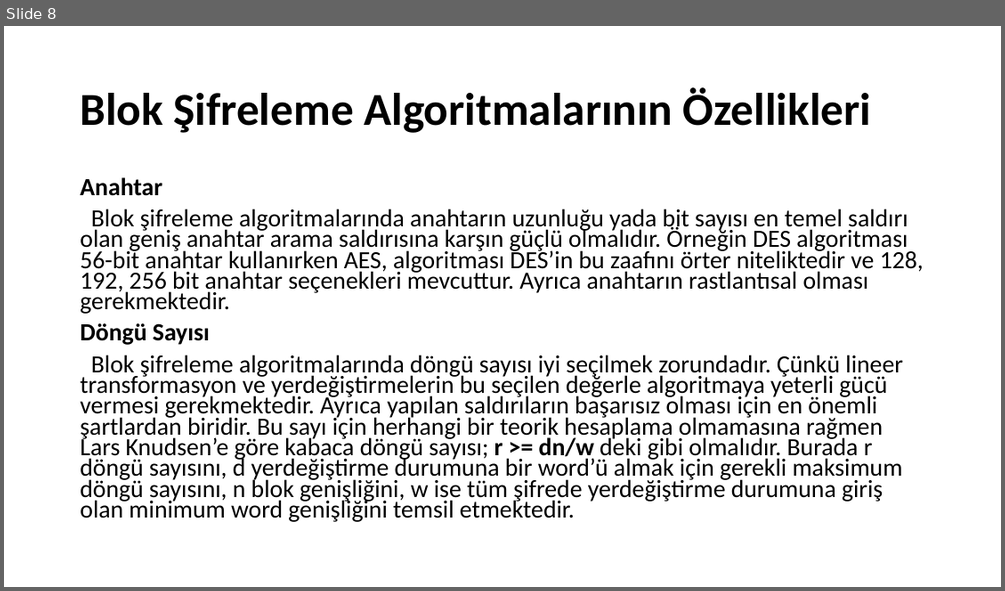
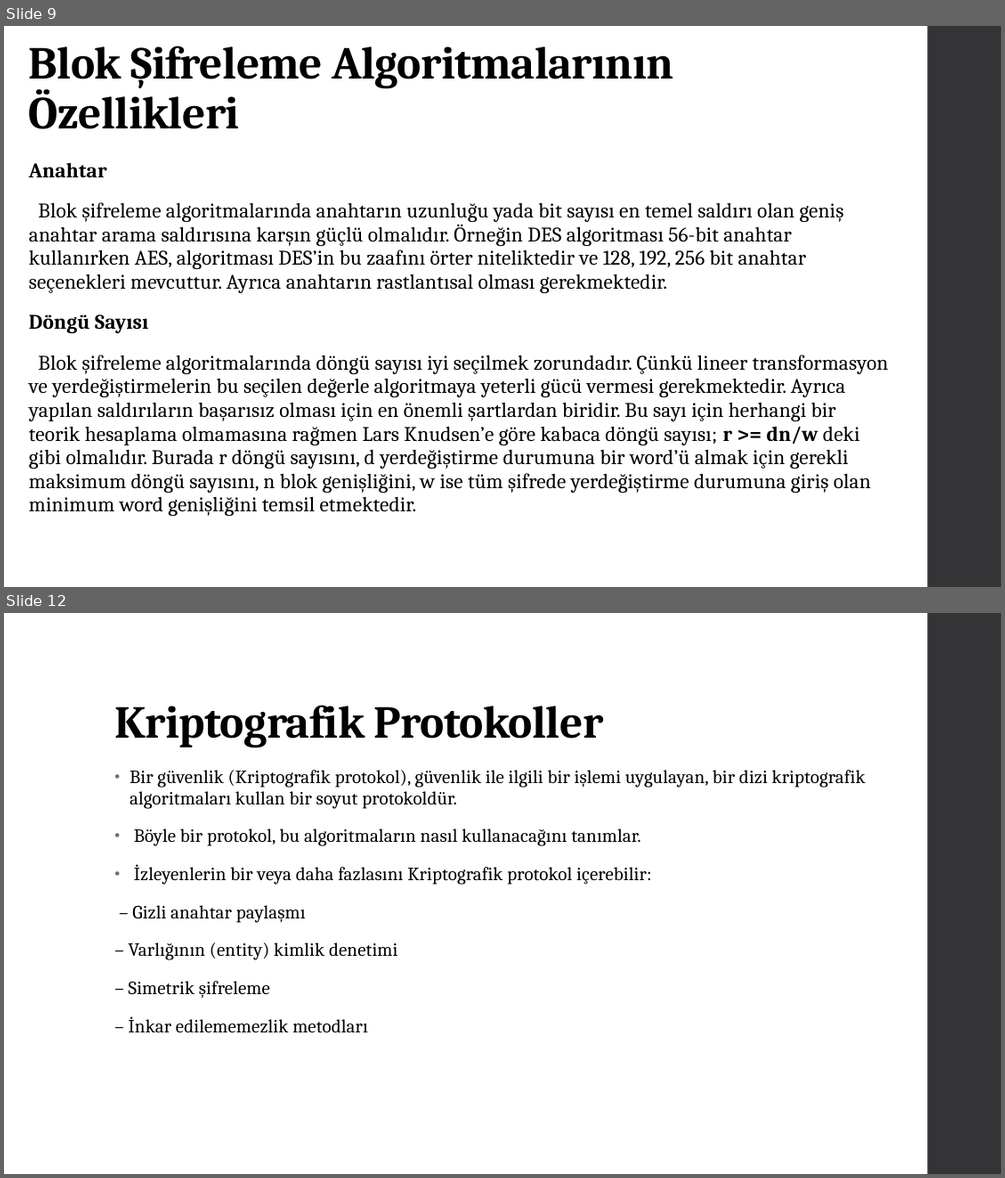
Before and after one commit to Asroyx/assay, a slide deck: sifreleme algoritma.pptx. Shown one above the other, each under a label of ours: slide 8 before the commit, slides 9 and 12 after it; the slides between them are not shown. The pictures are 1005x591 and 1005x1178 pixels, drawn with LibreOffice and Linux fonts; fonts in the diff are those of the drawing. Boxes give left, top, right and bottom in pixels: in the first picture for what was removed or moved away, otherwise in the second. Text is boxed around its words. In the diff, an @@ line names an element or a change of style, - is before the commit and + after.

```diff
--- a/sifreleme algoritma.pptx
+++ b/sifreleme algoritma.pptx
@@ slide 12 added at [4, 613, 1001, 1174], background #FFFFFF; not listed: 1 template element that a slide beside it also shows @@
@@ title added at [114, 705, 604, 747], 44 pt, text #000000, bold @@
+Kriptografik Protokoller
@@ text added at [129, 770, 866, 1033], 18 pt, text #000000 @@
+• Bir güvenlik (Kriptografik protokol), güvenlik ile ilgili bir işlemi uygulayan, bir dizi kriptografik algoritmaları kullan bir soyut protokoldür.
+• Böyle bir protokol, bu algoritmaların nasıl kullanacağını tanımlar.
+• İzleyenlerin bir veya daha fazlasını Kriptografik protokol içerebilir:
+– Gizli anahtar paylaşmı
+– Varlığının (entity) kimlik denetimi
+– Simetrik şifreleme
+– İnkar edilememezlik metodları
@@ what was slide 8 is now slide 9 @@
@@ slide 9 changed as well @@
@@ title "Blok Şifreleme Algoritmalarının Özellikleri": place and size @@
-title "Blok Şifreleme Algoritmalarının Özellikleri" at [80, 87, 871, 133]
+title "Blok Şifreleme Algoritmalarının Özellikleri" at [29, 46, 673, 129]
@@ title "Blok Şifreleme Algoritmalarının Özellikleri" at [29, 46, 673, 129]: font Calibri to Cambria, letter spacing 0 to -0.5 pt; vertical alignment middle to bottom @@
@@ rectangle added at [928, 26, 1001, 587], fill #353537 @@
@@ text "Anahtar": place and size @@
-text "Anahtar" at [80, 177, 923, 522]
+text "Anahtar" at [29, 162, 889, 516]
@@ text "Anahtar" at [29, 162, 889, 516]: size 23.8 to 20 pt, font Calibri to Cambria, letter spacing 0 to 0.1 pt; line spacing 0.7 to 0.95; more space between paragraphs @@
```
Also in this commit, not shown: 7 other slides changed, 9 other slides added.
